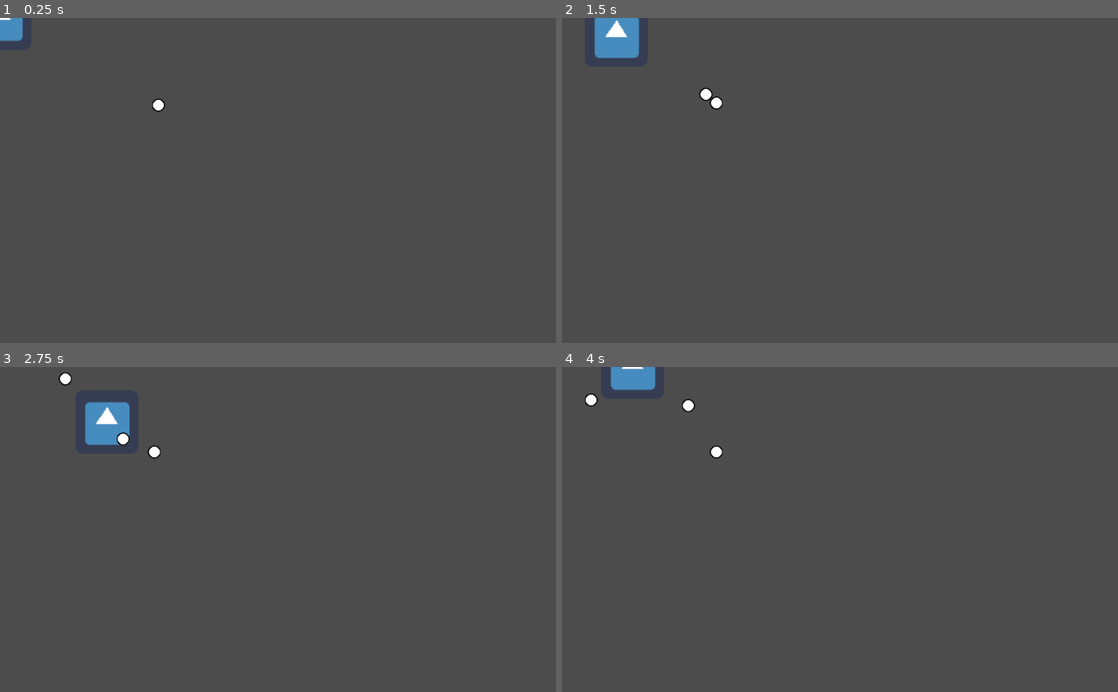
Above: before the commit, frames 1-4 (two rows, left to right).
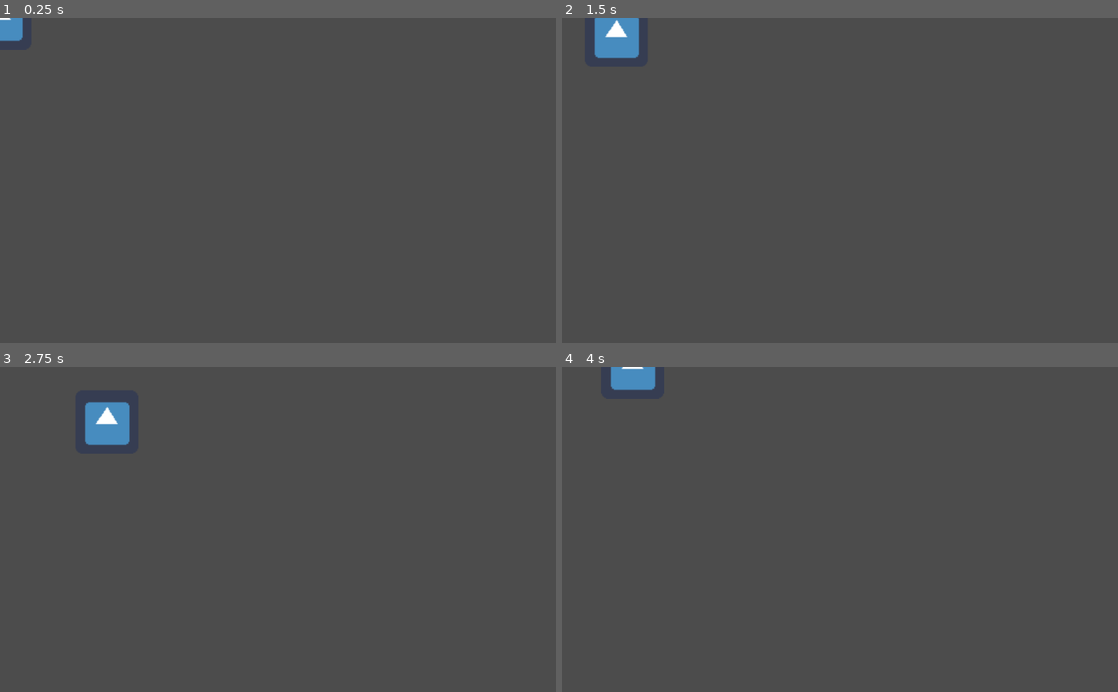
Above: after the commit, the same moments.

Repository: andrebariani/gmtk2022
Game: Godot game, scene res://src/Main.tscn
Two runs of this game, one before a commit and one after it. Both use one fixed random seed, a clock stepped at 60 frames per second and the inputs below. The engine's default icon, where the game draws it, is replaced by a stand-in: a white triangle on a blue panel in a dark square.
Inputs (mouse positions are in pixels of both pictures, inside the frame that each line leads up to):
- Up to frame 1 (0.25 s): no input
- Up to frame 2 (1.5 s): move the mouse to (962, 164) at 0.52 s; hold Right (ui_right) 0.53-1.28 s; tap Space (roll) at 0.6, 1.35 s; move the mouse to (728, 196) at 1.27 s; hold Down (ui_down) from 1.28 s (still down)
- Up to frame 3 (2.75 s): move the mouse to (333, 458) at 2.02 s; release Down (ui_down) at 2.03 s; hold Right (ui_right) from 2.03 s (still down); tap Space (roll) at 2.1 s
- Up to frame 4 (4 s): move the mouse to (812, 594) at 2.77 s; release Right (ui_right) at 2.78 s; hold Up (ui_up) 2.78-3.53 s; tap Space (roll) at 2.85, 3.6 s; move the mouse to (1006, 578) at 3.52 s; hold Left (ui_left) from 3.53 s (still down)

The runs differ from the first frame. In frame 1, less than 0.1% of the frame differs, in the area x 27-30%, y 24-29%; in frame 2, 0.1%; in frame 3, 0.2%, in the area x 10-29%, y 1-29%; in frame 4, 0.2%.

Commit message:
tirando o inimigo da main

Diff:
--- a/src/Main.tscn
+++ b/src/Main.tscn
@@ -1,13 +1,7 @@
-[gd_scene load_steps=3 format=2]
+[gd_scene load_steps=2 format=2]
 
 [ext_resource path="res://src/entities/player/Player.tscn" type="PackedScene" id=1]
-[ext_resource path="res://src/entities/enemies/Ranged_enemy.tscn" type="PackedScene" id=2]
 
 [node name="Main" type="Node2D"]
 
 [node name="Player" parent="." instance=ExtResource( 1 )]
-
-[node name="Ranged_enemy" parent="." instance=ExtResource( 2 )]
-position = Vector2( 310, 171 )
-collision_layer = 2
-collision_mask = 518
